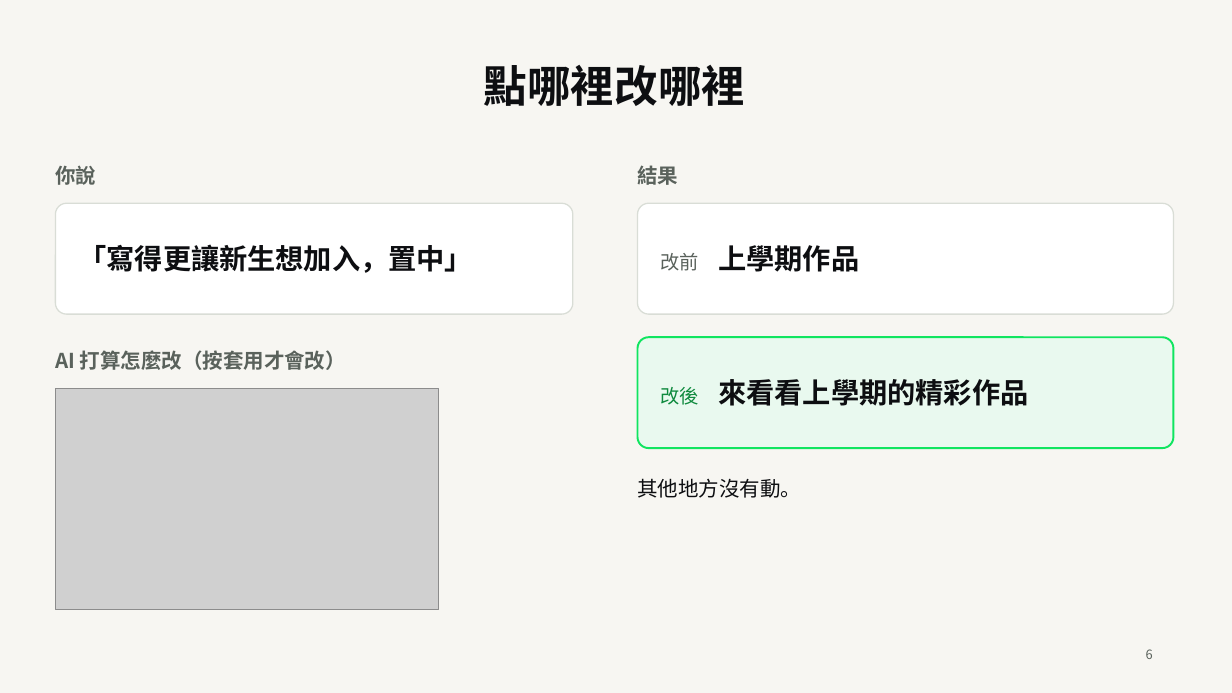
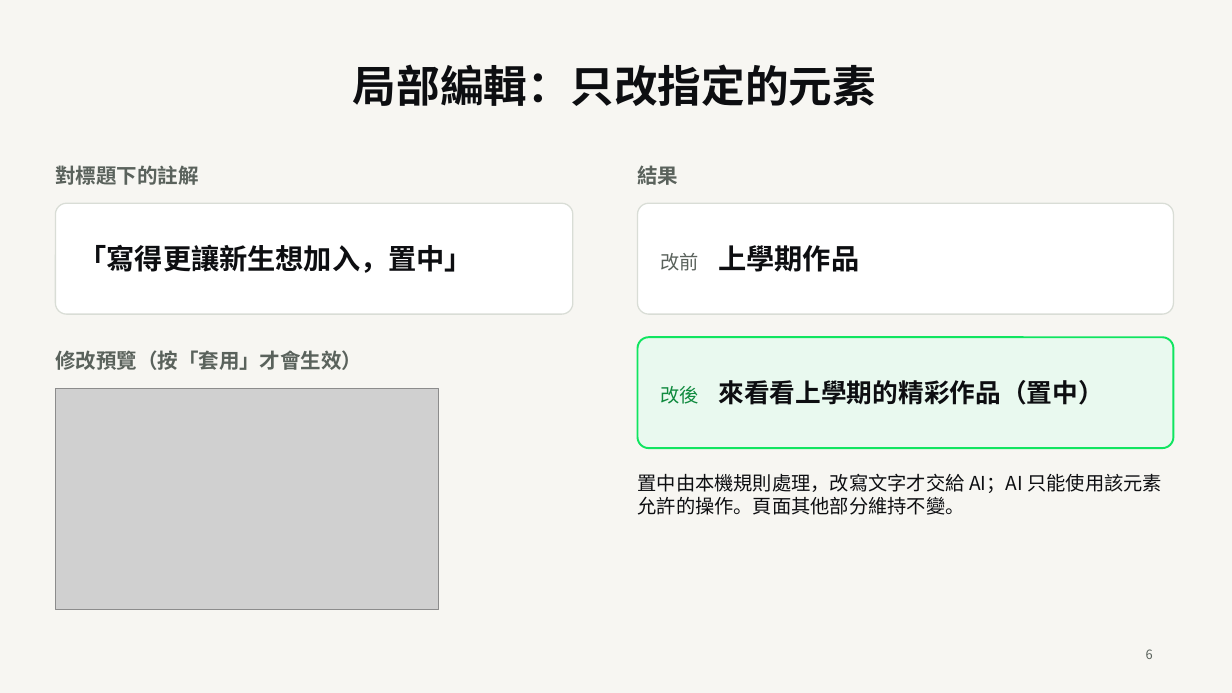
Before and after one commit to ChewyChloe/Sketch2Site, a slide deck: slide 6 of docs/demo-day/Sketch2Site-DemoDay-v1.pptx. Drawn at 1232x693 pixels with LibreOffice and Linux fonts; fonts in the diff are those of the drawing; grey boxes stand for pictures. Boxes give left, top, right and bottom in pixels: in the first picture for what was removed or moved away, otherwise in the second. Text is boxed around its words. In the diff, an @@ line names an element or a change of style, - is before the commit and + after.

```diff
--- a/docs/demo-day/Sketch2Site-DemoDay-v1.pptx
+++ b/docs/demo-day/Sketch2Site-DemoDay-v1.pptx
@@ title at bbox=[353, 64, 876, 106]: text changed @@
-點哪裡改哪裡
+局部編輯：只改指定的元素
@@ text at bbox=[55, 165, 198, 185]: text changed @@
-你說
+對標題下的註解
@@ text at bbox=[55, 350, 362, 370]: text changed @@
-AI 打算怎麼改（按套用才會改）
+修改預覽（按「套用」才會生效）
@@ text at bbox=[661, 380, 1104, 405]: text changed; size 22 to 20 pt @@
-改後 來看看上學期的精彩作品
+改後 來看看上學期的精彩作品（置中）
@@ text at bbox=[638, 473, 1162, 515]: text changed; size 16 to 15 pt @@
-其他地方沒有動。
+置中由本機規則處理，改寫文字才交給 AI；AI 只能使用該元素允許的操作。頁面其他部分維持不變。
```
Also in this commit, not shown: 3 other slides changed, 2 slides added, 2 slides removed, 8 other files.
